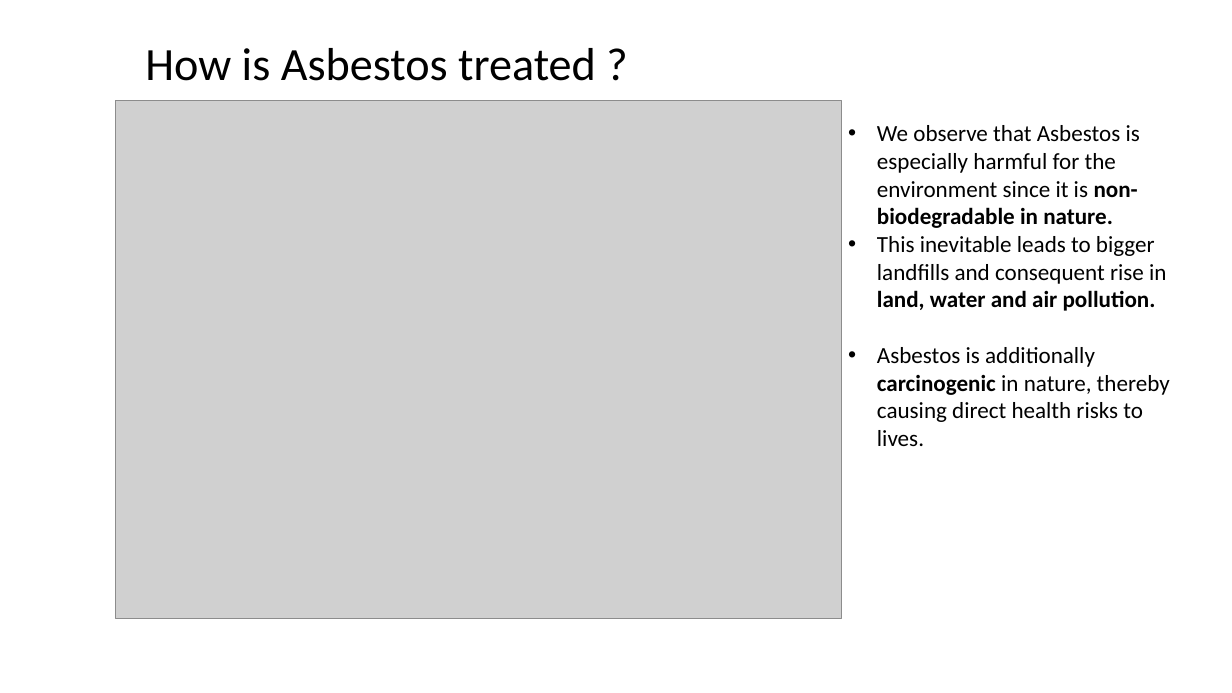
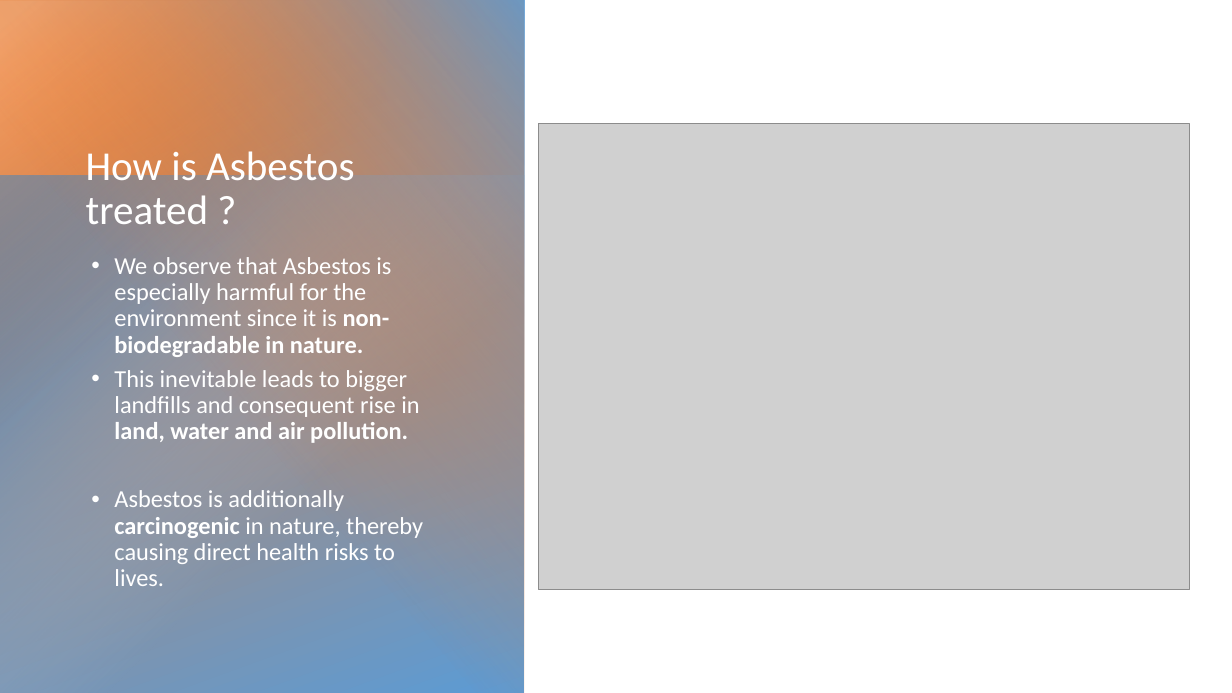
Before and after one commit to arinbaruah/mdss_datathon, a slide deck: slide 11 of mdss_presentation.pptx. Drawn at 1232x693 pixels with LibreOffice and Linux fonts; fonts in the diff are those of the drawing; grey boxes stand for pictures. Boxes give left, top, right and bottom in pixels: in the first picture for what was removed or moved away, otherwise in the second. Text is boxed around its words. In the diff, an @@ line names an element or a change of style, - is before the commit and + after.

Commit message:
Minor changes to PPT formatting

```diff
--- a/mdss_presentation.pptx
+++ b/mdss_presentation.pptx
@@ group added at <box>0,0,525,693</box>: 4 rectangles @@
@@ title "How is Asbestos treated ?": place and size @@
-title "How is Asbestos treated ?" at <box>145,48,596,81</box>
+title "How is Asbestos treated ?" at <box>86,146,354,224</box>
@@ title "How is Asbestos treated ?" at <box>86,146,354,224</box>: size 36 to 32 pt, text colour #000000 to #FFFFFF; vertical alignment middle to bottom @@
@@ picture: place and size @@
-picture at <box>116,100,841,618</box>
+picture at <box>538,124,1189,590</box>
@@ text "We observe that Asbestos is ...": place and size @@
-text "We observe that Asbestos is ..." at <box>877,125,1170,446</box>
+text "We observe that Asbestos is ..." at <box>114,257,423,586</box>
@@ text "We observe that Asbestos is ..." at <box>114,257,423,586</box>: size 18 to 19 pt, text colour #000000 to #FFFFFF; indent changed; line spacing 1 to 0.9; more space between paragraphs @@
```
Also in this commit, not shown: 2 other slides changed.
